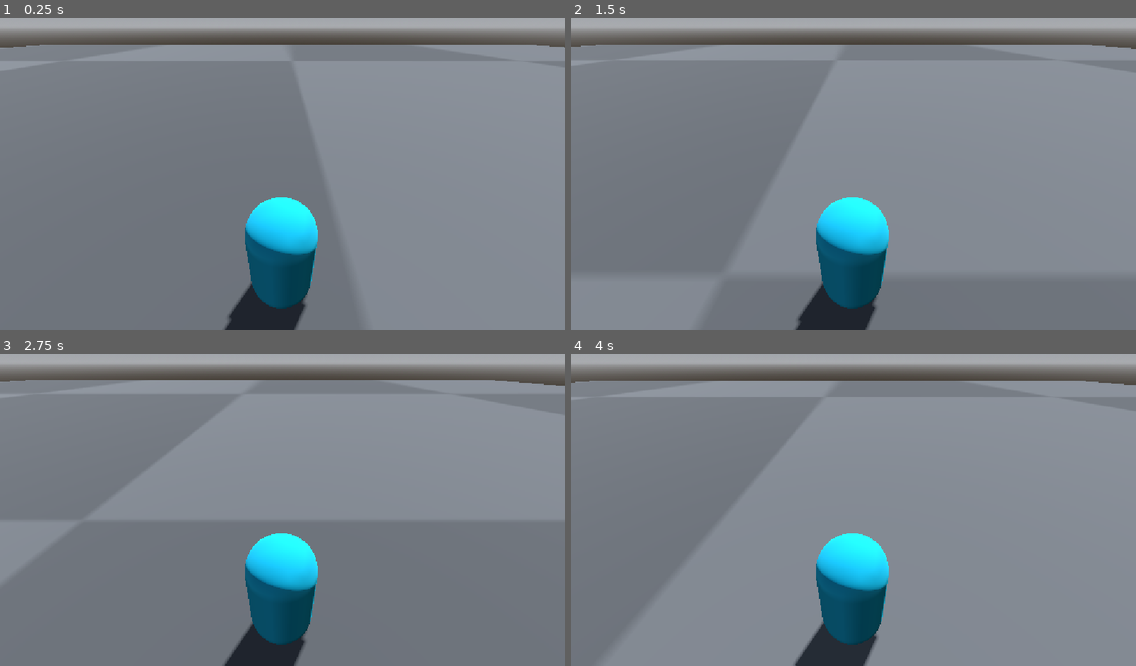
Above: before the commit, frames 1-4 (two rows, left to right).
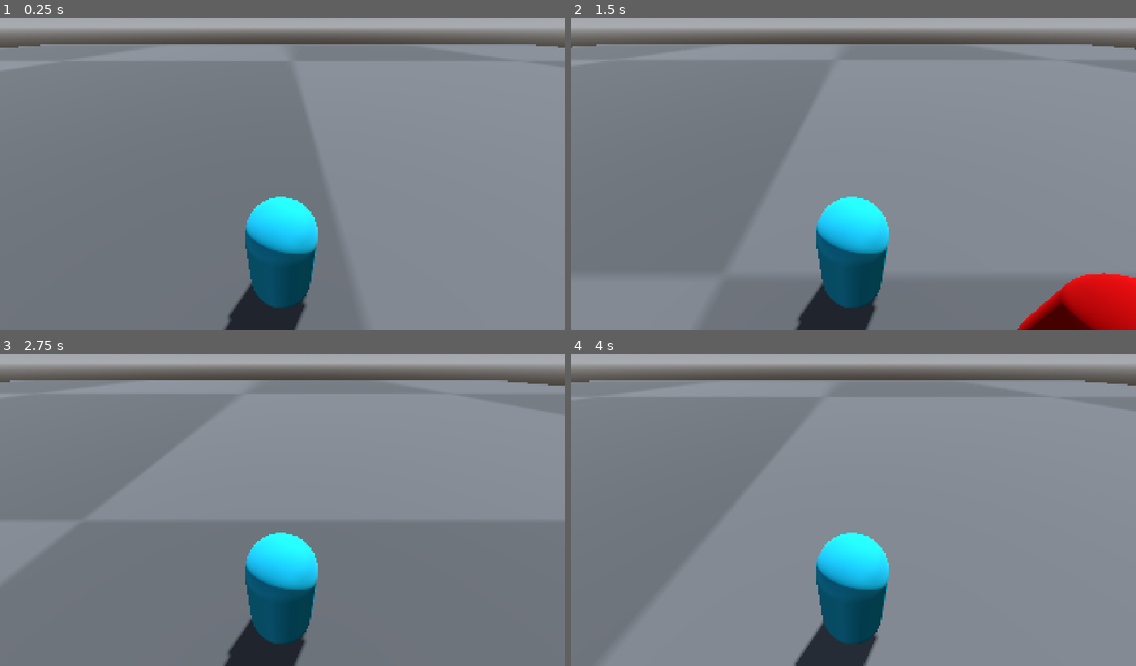
Above: after the commit, the same moments.

Repository: Jim2op/haven-doha
Game: Godot game, scene res://test_level.tscn
Same seed, same stepped clock (60 frames per second), same inputs: the game is played once before the commit and once after it. The project has no main scene, so this scene is started directly.
Inputs:
- Up to frame 1 (0.25 s): no input
- Up to frame 2 (1.5 s): tap Enter (ui_accept) at 0.5, 0.77 s; hold Right (ui_right) 0.53-1.28 s; tap E (attack, bound only after the commit) at 0.6, 1.35 s; hold Down (ui_down) from 1.28 s (still down)
- Up to frame 3 (2.75 s): tap Enter (ui_accept) at 1.52 s; release Down (ui_down) at 2.03 s; hold Right (ui_right) from 2.03 s (still down); tap E (attack, bound only after the commit) at 2.1 s
- Up to frame 4 (4 s): release Right (ui_right) at 2.78 s; hold Up (ui_up) 2.78-3.53 s; tap E (attack, bound only after the commit) at 2.85, 3.6 s; tap Enter (ui_accept) at 3.02, 3.77 s; hold Left (ui_left) from 3.53 s (still down)

The runs differ from the first frame. In frame 1, 0.4% of the frame differs, in the area x 2-100%, y 8-100%; in frame 2, 3.2%, in the area x 0-100%, y 8-100%; in frame 3, 0.3%; in frame 4, 0.4%.

Commit message:
added a punching bag and made it so the enime can die

Diff:
--- a/player.gd
+++ b/player.gd
@@ -1,11 +1,15 @@
 extends CharacterBody3D
+
+@onready var MeleeRange = $MeleeRange
+@onready var CoolDownTimer = $CoolDown
 
 
 const SPEED = 5.0
 const JUMP_VELOCITY = 4.5
-
+var can_attack = true
 
 func _physics_process(delta: float) -> void:
+	add_to_group("Enemies")
 	# Add the gravity.
 	if not is_on_floor():
 		velocity += get_gravity() * delta
@@ -25,4 +29,20 @@
 		velocity.x = move_toward(velocity.x, 0, SPEED)
 		velocity.z = move_toward(velocity.z, 0, SPEED)
 
+	if Input.is_action_just_pressed("attack") and can_attack:
+		#play here animation
+		can_attack = false
+		CoolDownTimer.start()
+		if MeleeRange.is_colliding():
+			for i in MeleeRange.get_collision_count():
+				var collider = MeleeRange.get_collider(i)
+				print(collider)
+				if collider and collider.is_in_group("Enemies"):
+						print("Damage")
+						collider.take_damage(100)
+
+
 	move_and_slide()
+
+func _on_cool_down_timeout() -> void:
+	can_attack = true
--- a/player.tscn
+++ b/player.tscn
@@ -8,6 +8,8 @@
 albedo_color = Color(0.040850326, 0.69545, 0.8122231, 1)
 
 [sub_resource type="CapsuleShape3D" id="CapsuleShape3D_g4v7s"]
+
+[sub_resource type="BoxShape3D" id="BoxShape3D_g4v7s"]
 
 [node name="Player" type="CharacterBody3D" unique_id=740369154]
 script = ExtResource("1_4flbx")
@@ -21,3 +23,13 @@
 
 [node name="Camera3D" type="Camera3D" parent="." unique_id=2137834578]
 transform = Transform3D(1, 0, 0, 0, 0.81986845, 0.572552, 0, -0.572552, 0.81986845, 0.01670742, 2.841967, 1.8514986)
+
+[node name="MeleeRange" type="ShapeCast3D" parent="." unique_id=641616855]
+transform = Transform3D(3.716801, 0, 0, 0, 2.2651815, 0, 0, 0, 3.4068158, 0, 0.31237173, -1.920795)
+shape = SubResource("BoxShape3D_g4v7s")
+target_position = Vector3(0, 0, 0)
+
+[node name="CoolDown" type="Timer" parent="." unique_id=1021889361]
+wait_time = 0.5
+
+[connection signal="timeout" from="CoolDown" to="." method="_on_cool_down_timeout"]
--- a/project.godot
+++ b/project.godot
@@ -16,8 +16,47 @@
 
 [display]
 
+window/size/viewport_width=1920
+window/size/viewport_height=1080
 window/stretch/mode="canvas_items"
 window/stretch/aspect="expand"
+
+[global_group]
+
+Enemies=""
+
+[input]
+
+forward={
+"deadzone": 0.2,
+"events": [Object(InputEventKey,"resource_local_to_scene":false,"resource_name":"","device":-1,"window_id":0,"alt_pressed":false,"shift_pressed":false,"ctrl_pressed":false,"meta_pressed":false,"pressed":false,"keycode":0,"physical_keycode":87,"key_label":0,"unicode":119,"location":0,"echo":false,"script":null)
+]
+}
+left={
+"deadzone": 0.2,
+"events": [Object(InputEventKey,"resource_local_to_scene":false,"resource_name":"","device":-1,"window_id":0,"alt_pressed":false,"shift_pressed":false,"ctrl_pressed":false,"meta_pressed":false,"pressed":false,"keycode":0,"physical_keycode":65,"key_label":0,"unicode":97,"location":0,"echo":false,"script":null)
+]
+}
+right={
+"deadzone": 0.2,
+"events": [Object(InputEventKey,"resource_local_to_scene":false,"resource_name":"","device":-1,"window_id":0,"alt_pressed":false,"shift_pressed":false,"ctrl_pressed":false,"meta_pressed":false,"pressed":false,"keycode":0,"physical_keycode":65,"key_label":0,"unicode":97,"location":0,"echo":false,"script":null)
+]
+}
+back={
+"deadzone": 0.2,
+"events": [Object(InputEventKey,"resource_local_to_scene":false,"resource_name":"","device":-1,"window_id":0,"alt_pressed":false,"shift_pressed":false,"ctrl_pressed":false,"meta_pressed":false,"pressed":false,"keycode":0,"physical_keycode":83,"key_label":0,"unicode":115,"location":0,"echo":false,"script":null)
+]
+}
+jump={
+"deadzone": 0.2,
+"events": [Object(InputEventKey,"resource_local_to_scene":false,"resource_name":"","device":-1,"window_id":0,"alt_pressed":false,"shift_pressed":false,"ctrl_pressed":false,"meta_pressed":false,"pressed":false,"keycode":0,"physical_keycode":32,"key_label":0,"unicode":32,"location":0,"echo":false,"script":null)
+]
+}
+attack={
+"deadzone": 0.2,
+"events": [Object(InputEventKey,"resource_local_to_scene":false,"resource_name":"","device":-1,"window_id":0,"alt_pressed":false,"shift_pressed":false,"ctrl_pressed":false,"meta_pressed":false,"pressed":false,"keycode":0,"physical_keycode":69,"key_label":0,"unicode":101,"location":0,"echo":false,"script":null)
+]
+}
 
 [physics]
 
--- /dev/null
+++ b/punching_bag.gd
@@ -0,0 +1,16 @@
+extends CharacterBody3D
+
+const DEF_HEALTH = 100
+var health = DEF_HEALTH
+
+func _physics_process(delta: float) -> void:
+	# Add the gravity.
+	if not is_on_floor():
+		velocity += get_gravity() * delta
+
+	if health <= 0:
+		queue_free()
+
+	move_and_slide()
+func take_damage(amt):
+	health -= amt
--- /dev/null
+++ b/punching_bag.tscn
@@ -0,0 +1,22 @@
+[gd_scene format=3 uid="uid://y5dw3nxl84ba"]
+
+[ext_resource type="Script" uid="uid://dyio4a4bw6v15" path="res://punching_bag.gd" id="1_wabjf"]
+
+[sub_resource type="CapsuleShape3D" id="CapsuleShape3D_g4v7s"]
+
+[sub_resource type="CapsuleMesh" id="CapsuleMesh_g4v7s"]
+
+[sub_resource type="StandardMaterial3D" id="StandardMaterial3D_yf5fn"]
+albedo_color = Color(0.8745098, 0, 0, 1)
+metallic = 0.7
+metallic_specular = 0.55
+
+[node name="PunchingBag" type="CharacterBody3D" unique_id=1256021143 groups=["Enemies"]]
+script = ExtResource("1_wabjf")
+
+[node name="CollisionShape3D" type="CollisionShape3D" parent="." unique_id=1754051917]
+shape = SubResource("CapsuleShape3D_g4v7s")
+
+[node name="MeshInstance3D" type="MeshInstance3D" parent="." unique_id=736549492]
+mesh = SubResource("CapsuleMesh_g4v7s")
+surface_material_override/0 = SubResource("StandardMaterial3D_yf5fn")
--- a/test_level.tscn
+++ b/test_level.tscn
@@ -2,6 +2,7 @@
 
 [ext_resource type="Texture2D" uid="uid://dn8achum4wcrk" path="res://Prototype_Grid_Gray_06-512x512.png" id="1_1c2mv"]
 [ext_resource type="PackedScene" uid="uid://d2qc5t8ghsynl" path="res://player.tscn" id="1_gojnm"]
+[ext_resource type="PackedScene" uid="uid://y5dw3nxl84ba" path="res://punching_bag.tscn" id="3_f7g2b"]
 
 [sub_resource type="ProceduralSkyMaterial" id="ProceduralSkyMaterial_1c2mv"]
 sky_horizon_color = Color(0.66224277, 0.6717428, 0.6867428, 1)
@@ -34,3 +35,6 @@
 
 [node name="Player" parent="." unique_id=740369154 instance=ExtResource("1_gojnm")]
 transform = Transform3D(1, 0, 0, 0, 1, 0, 0, 0, 1, -1.3273401, 0.80049276, -0.788723)
+
+[node name="PunchingBag" parent="." unique_id=1256021143 instance=ExtResource("3_f7g2b")]
+transform = Transform3D(1, 0, 0, 0, 1, 0, 0, 0, 1, 5.020606, 0.5996094, 1.345068)
Not shown, added: punching_bag.gd.uid
Not shown, added: test_level.tscn8731759633.tmp
